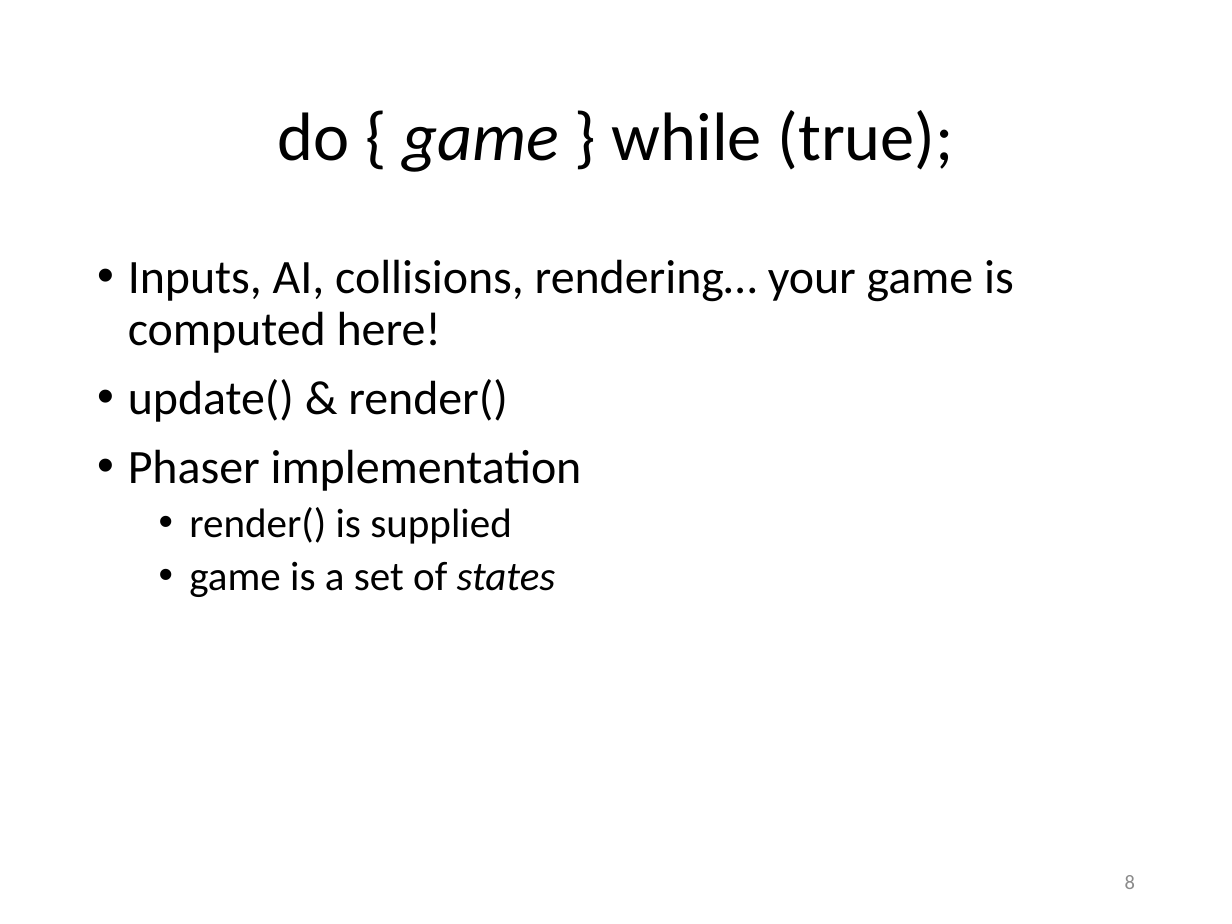
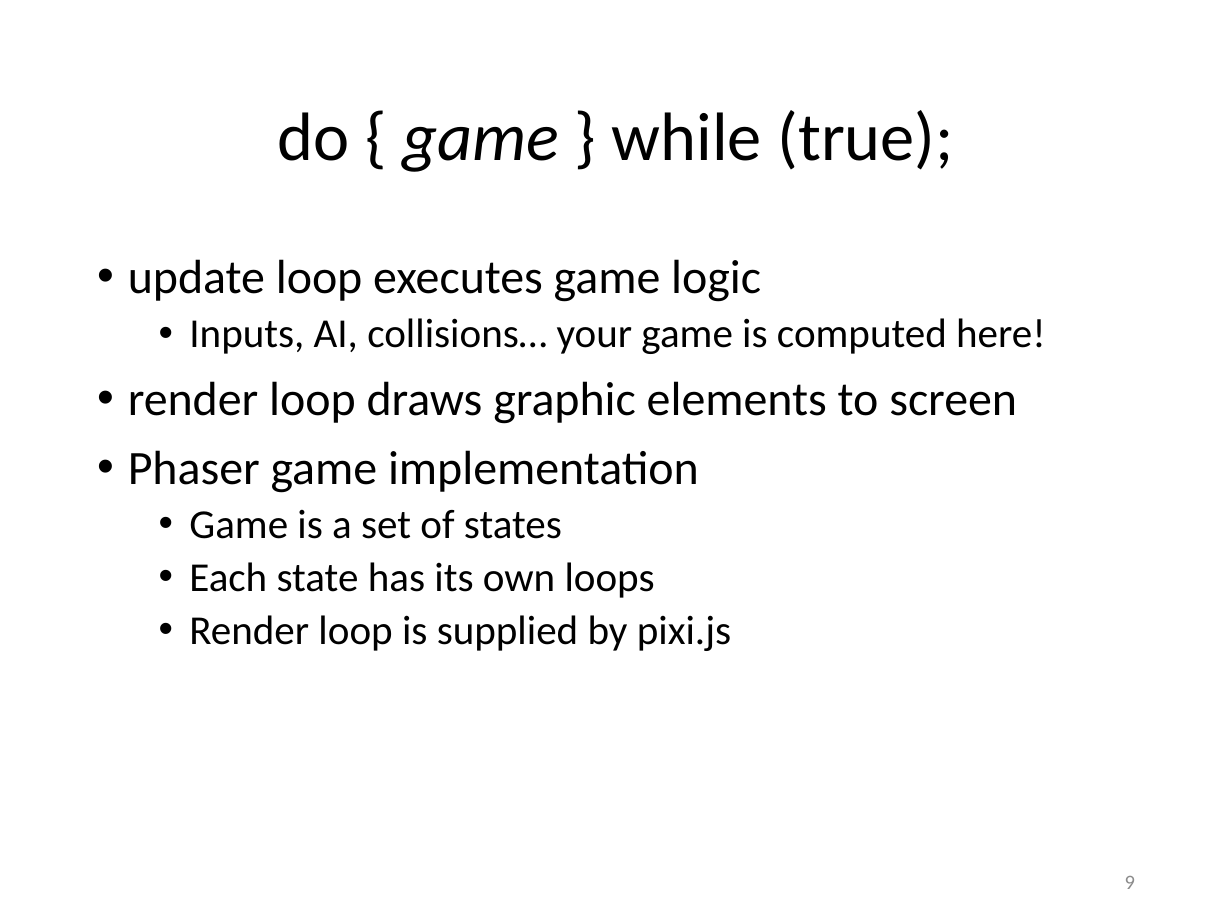
Before and after one commit to Lotti/codemotion2014, a slide deck: slide 9 of codemotion.pptx (slide 8 before the commit). Drawn at 1232x924 pixels with LibreOffice and Linux fonts; fonts in the diff are those of the drawing; background and template pictures are left out. Boxes give left, top, right and bottom in pixels: in the first picture for what was removed or moved away, otherwise in the second. Text is boxed around its words. In the diff, an @@ line names an element or a change of style, - is before the commit and + after.

```diff
--- a/codemotion.pptx
+++ b/codemotion.pptx
@@ text at (128,259,1046,651): text changed; size 28 to 24 pt @@
-• Inputs, AI, collisions, rendering… your game is computed here!
-• update() & render()
-• Phaser implementation
-  • render() is supplied
-  • game is a set of states
+• update loop executes game logic
+  • Inputs, AI, collisions… your game is computed here!
+• render loop draws graphic elements to screen
+• Phaser game implementation
+  • Game is a set of states
+  • Each state has its own loops
+  • Render loop is supplied by pixi.js
@@ page number at (1125,876,1135,889): text changed @@
-8
+9
```
Also in this commit, not shown: 10 other slides changed, 5 slides added, 1 other file.
